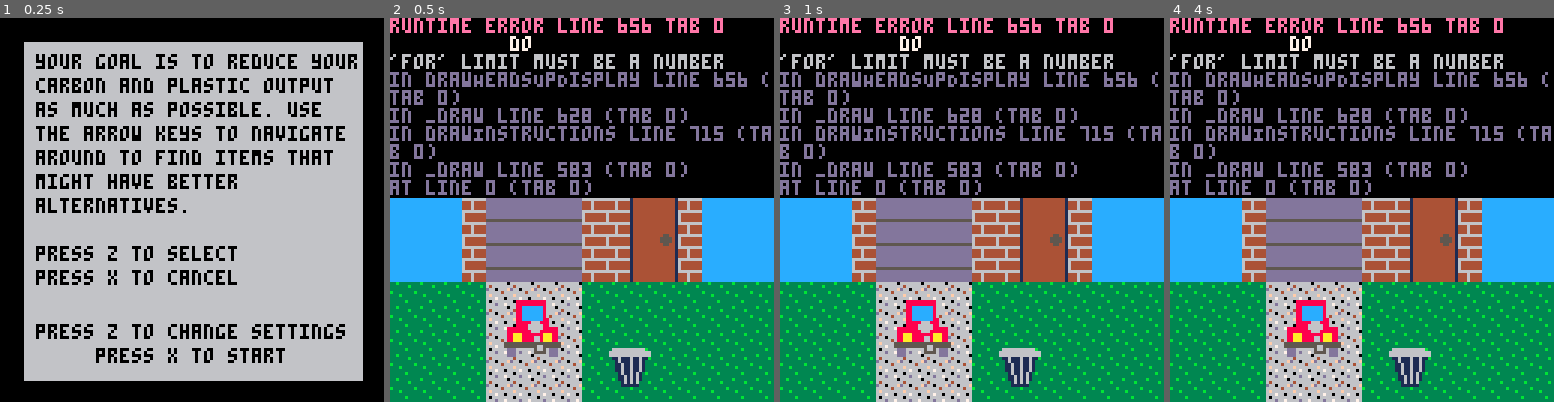
Above: before the commit, frames 1-4 (left to right).
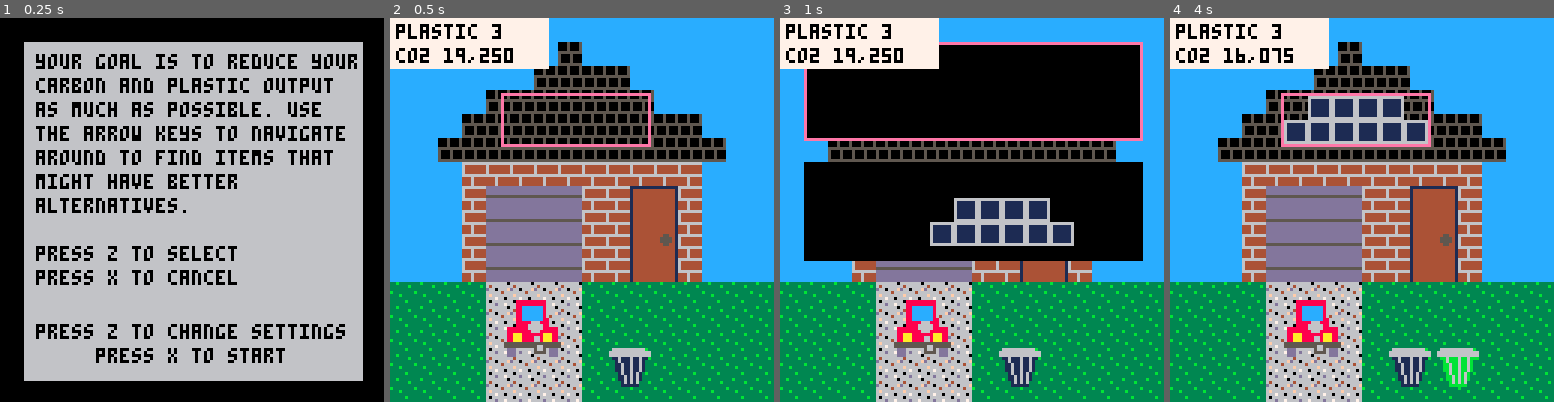
Above: after the commit, the same moments.

Repository: EmilyRagan/senior-project
Game: PICO-8 cartridge carts/home.p8
The game is run twice, just before and just after one commit, with the same random seed, the same clock (stepped at 60 frames per second) and the same inputs.
Inputs:
- Up to frame 1 (0.25 s): no input
- Up to frame 2 (0.5 s): tap X (X key) at 0.33 s
- Up to frame 3 (1 s): tap O (Z key) at 0.7 s
- Up to frame 4 (4 s): tap X (X key) at 1.07, 1.85, 2.97 s; hold Right 1.6-2.1 s; tap O (Z key) every 0.4 s from 1.7 to 3.7 s; hold Up 2.15-2.42 s; hold Right 2.47-3.03 s; hold Left 3.08-3.58 s; hold Down 3.63-3.97 s

Frame 1 is identical in both runs. In frame 2, 41% of the frame differs, in the area x 0-100%, y 0-47%; in frame 3, 37%; in frame 4, 43%, in the area x 0-100%, y 0-97%.
Error before the commit: runtime error line 656 tab 0; do; 'for' limit must be a number

Commit message:
change to per-person amounts for bags

Diff:
--- a/carts/home.p8
+++ b/carts/home.p8
@@ -207,12 +207,15 @@
           y = 82,
           multiplier = 1.5,
           -- average American family uses 1500 plastic grocery bags per year
+          -- average American person uses ~500 plastic grocery bags per year
           plastic = {
             -- plastic grocery bag weighs about 5 grams (0.005kg)
-            addition = 0.005 * 1500,
+            addition = 0.005 * 500,
+            multiplier = settings[2].value
           },
           carbon = {
-            addition = 40,
+            addition = 0.026667 * 500,
+            multiplier = settings[2].value
           }
         },
         {
@@ -223,9 +226,10 @@
           x = 70,
           y = 82,
           multiplier = 1.5,
-          -- 1500 plastic grocery bags is closer to 1000 paper grocery bags because of difference in carrying capacity
-          carbon = {
-            addition = 80,
+          -- 500 plastic grocery bags converts to ~333 paper grocery bags because of difference in carrying capacity
+          carbon = {
+            addition = 0.08 * 333,
+            multiplier = settings[2].value
           }
         },
         {
@@ -237,7 +241,8 @@
           y = 82,
           multiplier = 1.5,
           carbon = {
-            addition = 33,
+            addition = 0.033 * 333,
+            multiplier = settings[2].value
           }
         },
       }
